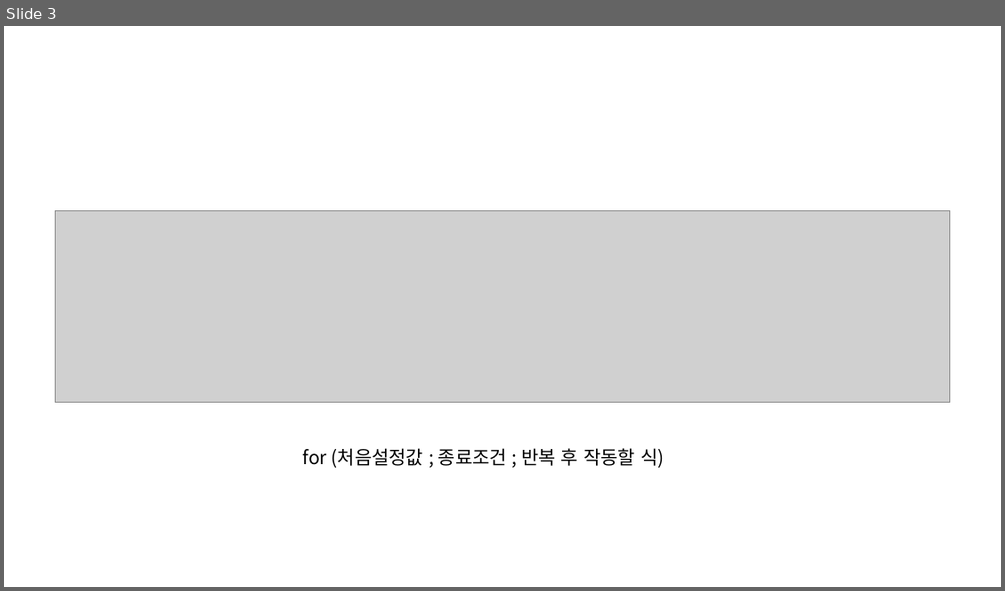
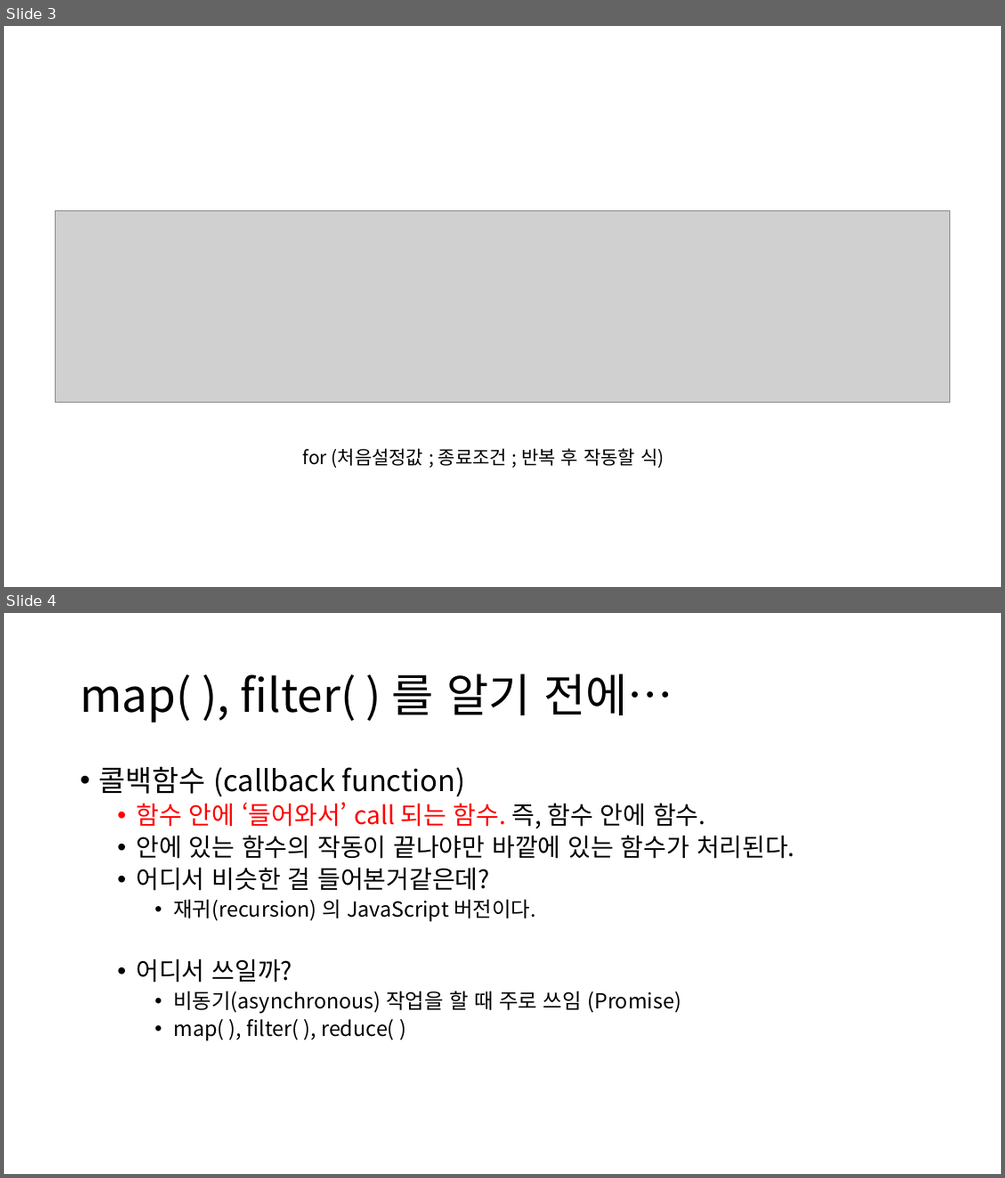
Before and after one commit to GNUCSAssistants/2021webprogramming, a slide deck: 수업/8. JavaScript (4)/PPT/JavaScript(4).pptx. Shown one above the other, each under a label of ours: slide 3 before the commit, slides 3 and 4 after it. The pictures are 1005x591 and 1005x1178 pixels, drawn with LibreOffice and Linux fonts; fonts in the diff are those of the drawing; grey boxes stand for pictures. Boxes give left, top, right and bottom in pixels: in the first picture for what was removed or moved away, otherwise in the second. Text is boxed around its words. In the diff, an @@ line names an element or a change of style, - is before the commit and + after.

```diff
--- a/수업/8. JavaScript (4)/PPT/JavaScript(4).pptx
+++ b/수업/8. JavaScript (4)/PPT/JavaScript(4).pptx
@@ slide 4 added at bbox=[4, 613, 1001, 1174], background #FFFFFF @@
@@ title added at bbox=[80, 674, 673, 722], 44 pt, text #000000 @@
+map( ), filter( ) 를 알기 전에…
@@ text added at bbox=[98, 766, 795, 1041], 20 pt, text #000000 @@
+• 콜백함수 (callback function)
+  • 함수 안에 ‘들어와서’ call 되는 함수. 즉, 함수 안에 함수.
+  • 안에 있는 함수의 작동이 끝나야만 바깥에 있는 함수가 처리된다.
+  • 어디서 비슷한 걸 들어본거같은데?
+    • 재귀(recursion) 의 JavaScript 버전이다.
+  • 어디서 쓰일까?
+    • 비동기(asynchronous) 작업을 할 때 주로 쓰임 (Promise)
+    • map( ), filter( ), reduce( )
```
Also in this commit, not shown: 2 slides changed, 23 other slides added, 25 other files.
